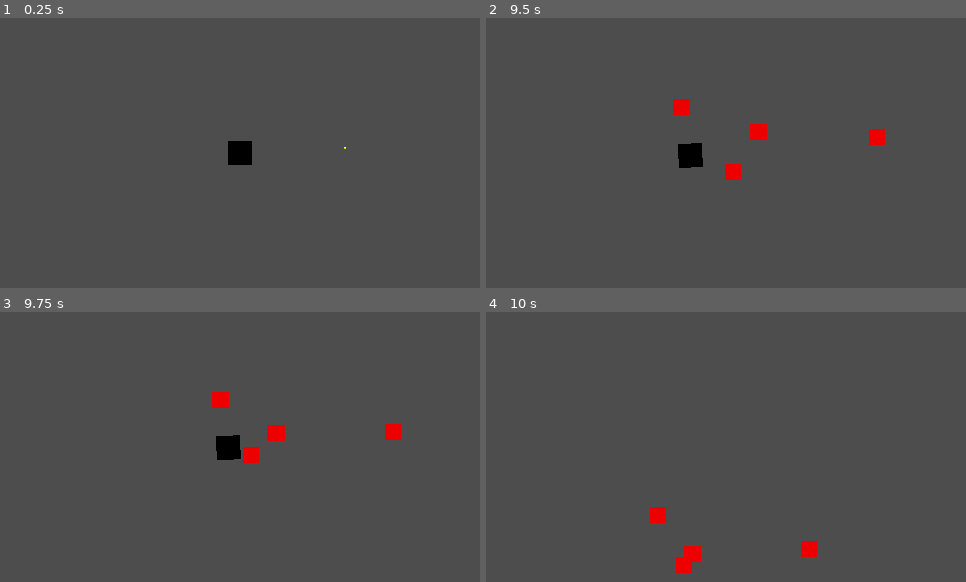
Above: before the commit, frames 1-4 (two rows, left to right).
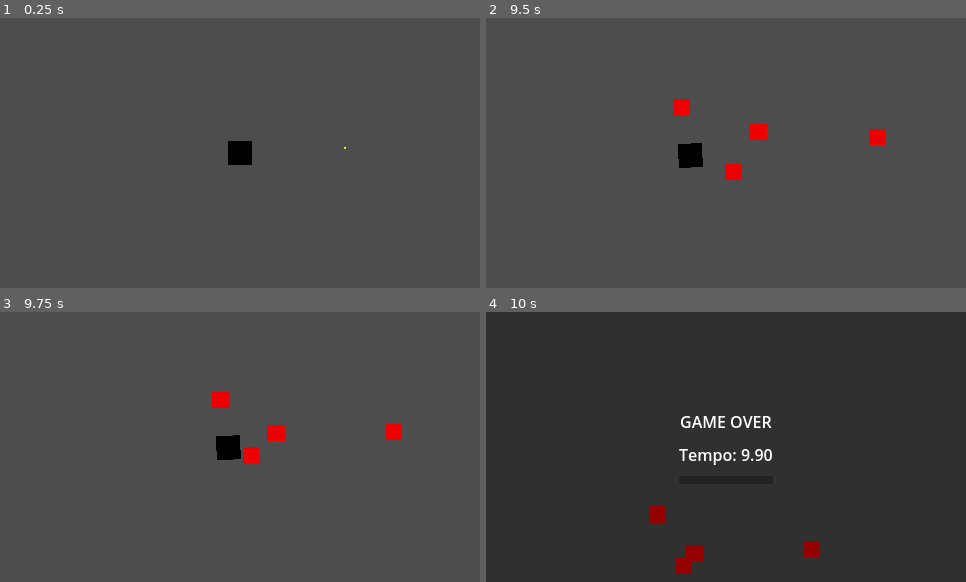
Above: after the commit, the same moments.

Repository: GJunior96/gods-and-monsters-prototype
Game: Godot game, scene res://main.tscn
The game is run twice, just before and just after one commit, with the same random seed, the same clock (stepped at 60 frames per second) and the same inputs.
Inputs:
- Up to frame 1 (0.25 s): no input
- Up to frame 2 (9.5 s): tap Enter at 0.5 s; hold Right (ui_right) 0.53-1.28 s; hold Down (ui_down) 1.28-2.03 s; hold Right (ui_right) 2.03-2.78 s; hold Up (ui_up) 2.78-3.53 s; hold Left (ui_left) 3.53-5.03 s; hold Down (ui_down) 5.03-5.78 s; hold Right (ui_right) 5.78-6.53 s; hold Up (ui_up) 6.53-7.28 s; hold Right (ui_right) 7.28-8.03 s; hold Down (ui_down) 8.03-8.78 s; hold Left (ui_left) from 8.78 s (still down)
- Up to frame 3 (9.75 s): release Left (ui_left) at 9.53 s; hold Up (ui_up) from 9.53 s (still down)
- Up to frame 4 (10 s): keep holding Up (ui_up)

Frames 1-3 are identical in both runs. In frame 4, 100% of the frame differs, in the area x 0-100%, y 0-100%.

Commit message:
feat(game): add basic GameManager structure - add time survived tracking - add game over state handling - add restar system
feat(ui): add basic Game Over screen
- display time survived
- add restart button

Diff:
--- a/main.tscn
+++ b/main.tscn
@@ -1,13 +1,14 @@
-[gd_scene load_steps=4 format=3 uid="uid://dkbapbpap7p5w"]
+[gd_scene load_steps=5 format=3 uid="uid://dkbapbpap7p5w"]
 
 [ext_resource type="PackedScene" uid="uid://bjcrg74hogbu2" path="res://scenes/player/player.tscn" id="1_ig7tw"]
 [ext_resource type="PackedScene" uid="uid://daw68dg1q7e2" path="res://scenes/enemies/enemy.tscn" id="3_1bvp3"]
+[ext_resource type="PackedScene" uid="uid://7odmpbqt0146" path="res://scenes/ui/GameOverUI.tscn" id="4_1bvp3"]
 [ext_resource type="PackedScene" uid="uid://ddayxe2ujmpub" path="res://scenes/systems/enemy_spawner.tscn" id="5_lquwl"]
 
 [node name="Main" type="Node2D"]
 position = Vector2(-20, -47)
 
-[node name="Player" parent="." groups=["player"] instance=ExtResource("1_ig7tw")]
+[node name="Player" parent="." instance=ExtResource("1_ig7tw")]
 position = Vector2(50, 291)
 rotation = 3.0996983
 
@@ -17,3 +18,5 @@
 
 [node name="EnemySpawner" parent="." instance=ExtResource("5_lquwl")]
 enemy_scene = ExtResource("3_1bvp3")
+
+[node name="GameOverUi" parent="." instance=ExtResource("4_1bvp3")]
--- a/project.godot
+++ b/project.godot
@@ -18,6 +18,7 @@
 [autoload]
 
 GlobalLogger="*res://scripts/global/logger.gd"
+GameManager="*res://scripts/global/GameManager.gd"
 
 [display]
 
--- /dev/null
+++ b/scenes/ui/GameOverUI.tscn
@@ -0,0 +1,45 @@
+[gd_scene load_steps=2 format=3 uid="uid://7odmpbqt0146"]
+
+[ext_resource type="Script" uid="uid://dvc6glnxgj4uj" path="res://scripts/ui/game_over_ui.gd" id="1_m61qa"]
+
+[node name="GameOverUi" type="CanvasLayer" groups=["game_over_ui"]]
+process_mode = 3
+script = ExtResource("1_m61qa")
+
+[node name="ColorRect" type="ColorRect" parent="."]
+anchors_preset = 15
+anchor_right = 1.0
+anchor_bottom = 1.0
+grow_horizontal = 2
+grow_vertical = 2
+color = Color(0, 0, 0, 0.37254903)
+
+[node name="VBoxContainer" type="VBoxContainer" parent="."]
+anchors_preset = 8
+anchor_left = 0.5
+anchor_top = 0.5
+anchor_right = 0.5
+anchor_bottom = 0.5
+offset_left = -46.0
+offset_top = -37.0
+offset_right = 46.0
+offset_bottom = 37.0
+grow_horizontal = 2
+grow_vertical = 2
+theme_override_constants/separation = 10
+alignment = 1
+
+[node name="GAME OVER" type="Label" parent="VBoxContainer"]
+layout_mode = 2
+text = "GAME OVER"
+horizontal_alignment = 1
+
+[node name="TimeLabel" type="Label" parent="VBoxContainer"]
+layout_mode = 2
+horizontal_alignment = 1
+
+[node name="RESTART" type="Button" parent="VBoxContainer"]
+process_mode = 3
+layout_mode = 2
+
+[connection signal="pressed" from="VBoxContainer/RESTART" to="." method="_on_restart_pressed"]
--- /dev/null
+++ b/scripts/global/GameManager.gd
@@ -0,0 +1,21 @@
+extends Node
+
+
+var time_survived := 0.0
+var is_game_over := false
+
+func _process(delta):
+	if is_game_over:
+		return
+
+	time_survived += delta
+
+
+func game_over():
+	is_game_over = true
+	get_tree().paused = true
+	GlobalLogger.log("Game Over! Tempo sobrevivido: %s" % time_survived)
+
+	var ui = get_tree().get_first_node_in_group("game_over_ui")
+	if ui:
+		ui.display()
--- a/scripts/player/player.gd
+++ b/scripts/player/player.gd
@@ -32,6 +32,7 @@
 	GlobalLogger.log("Player life: %s" % life)
 
 	if life <= 0:
+		GameManager.game_over()
 		queue_free()
 
 	await get_tree().create_timer(damage_cooldown).timeout
--- /dev/null
+++ b/scripts/ui/game_over_ui.gd
@@ -0,0 +1,22 @@
+extends CanvasLayer
+
+@onready var time_label = $VBoxContainer/TimeLabel
+
+func _ready():
+	visible = false
+
+# Called every frame. 'delta' is the elapsed time since the previous frame.
+#func _process(delta: float):
+#	if GameManager.is_game_over:
+#		visible = true
+#		time_label.text = "Tempo: %.2f" % GameManager.time_survived
+
+func display():
+	visible = true
+	time_label.text = "Tempo: %.2f" % GameManager.time_survived
+
+
+func _on_restart_pressed():
+	GlobalLogger.log("BOTAO RESTART CLICADO")
+	get_tree().paused = false
+	get_tree().reload_current_scene()
Not shown, added: scripts/global/GameManager.gd.uid
Not shown, added: scripts/ui/game_over_ui.gd.uid
